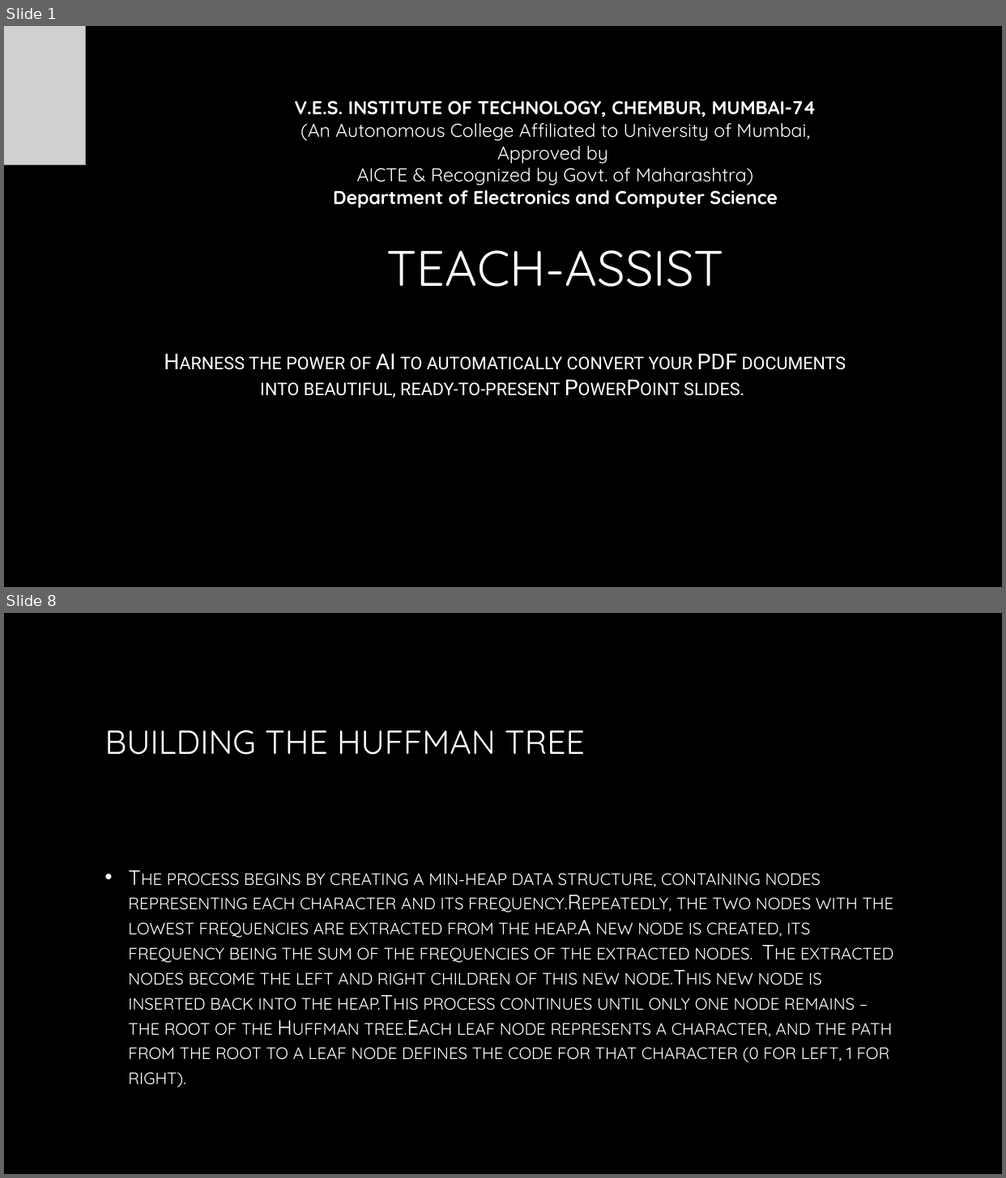
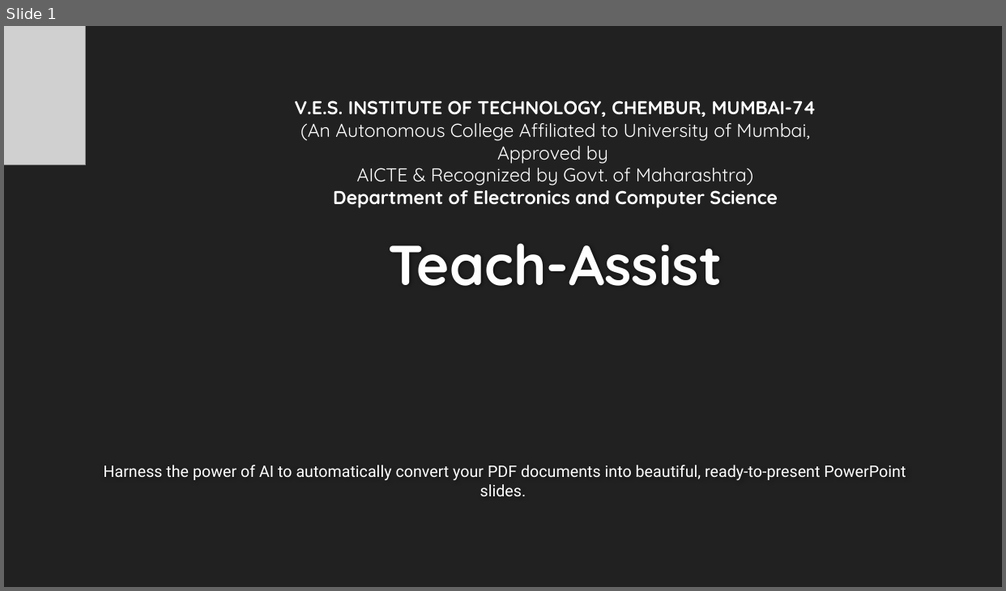
Before and after one commit to AdityaB-11/Pdf_to_presentation_GenAI, a slide deck: output/generated_presentation.pptx. Shown one above the other, each under a label of ours: slides 1 and 8 before the commit, slide 1 after it; the slides between them are not shown. The pictures are 1006x1178 and 1006x591 pixels, drawn with LibreOffice and Linux fonts; fonts in the diff are those of the drawing; grey boxes stand for pictures; background and template pictures are left out. Boxes give left, top, right and bottom in pixels: in the first picture for what was removed or moved away, otherwise in the second. Text is boxed around its words. In the diff, an @@ line names an element or a change of style, - is before the commit and + after.

```diff
--- a/output/generated_presentation.pptx
+++ b/output/generated_presentation.pptx
@@ slide 8 removed at (4,613,1002,1174), background picture (left out) @@
@@ title removed at (105,730,585,755) @@
-BUILDING THE HUFFMAN TREE
@@ text removed at (128,873,894,1088) @@
-• The process begins by creating a min-heap data structure, containing nodes representing each character and its frequency.Repeatedly, the two nodes with the lowest frequencies are extracted from the heap.A new node is created, its frequency being the sum of the frequencies of the extracted nodes. The extracted nodes become the left and right children of this new node.This new node is inserted back into the heap.This process continues until only one node remains – the root of the Huffman tree.Each leaf node represents a character, and the path from the root to a leaf node defines the code for that character (0 for left, 1 for right).
@@ slide 1 changed as well @@
@@ background picture (left out) to #212121 @@
@@ title at (389,243,722,286): text changed; size 48 to 54 pt; text colour gradient #FFFFFF to #A6A6A6 to #FEFEFE; bold on @@
-TEACH-ASSIST
+Teach-Assist
@@ subtitle "Harness the power of AI ...": place and size @@
-subtitle "Harness the power of AI ..." at (249,353,846,398)
+subtitle "Harness the power of AI ..." at (104,465,906,497)
@@ subtitle "Harness the power of AI ..." at (104,465,906,497): size 21 to 15.3 pt, text colour gradient #FFFFFF to #BFBFBF to #FFFFFF, small capitals off; less space between paragraphs @@
```
Also in this commit, not shown: 2 other slides changed, 8 slides added, 11 other slides removed, 6 other files.
